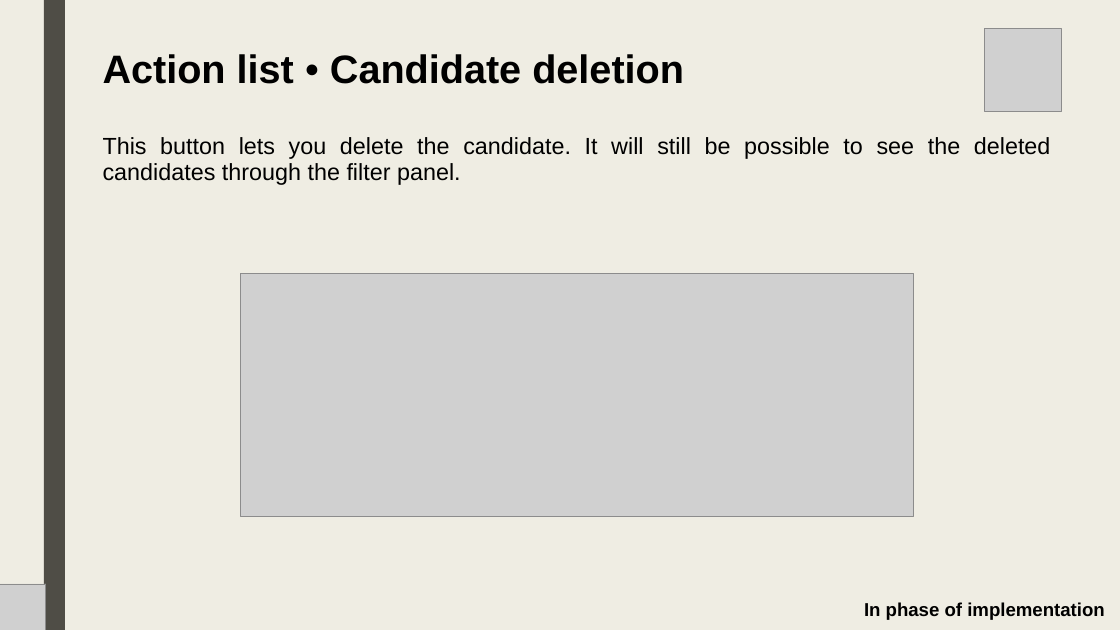
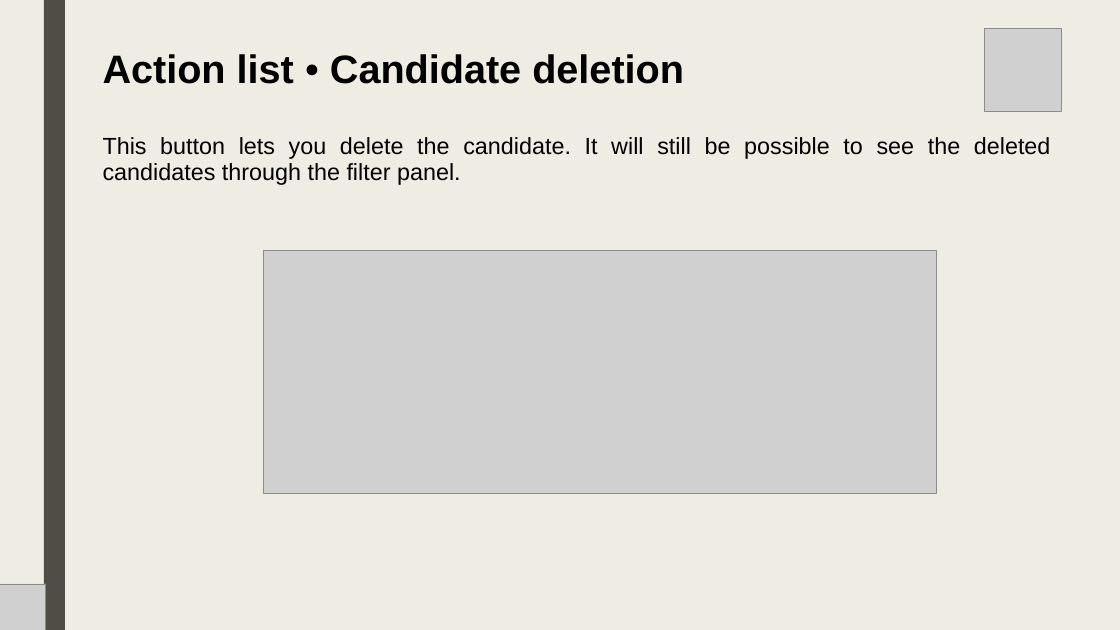
Before and after one commit to lt-scuolalavoro/suit, a slide deck: slide 10 of resources/EN - Suit Database.pptx. Drawn at 1120x630 pixels with LibreOffice and Linux fonts; fonts in the diff are those of the drawing; grey boxes stand for pictures. Boxes give left, top, right and bottom in pixels: in the first picture for what was removed or moved away, otherwise in the second. Text is boxed around its words. In the diff, an @@ line names an element or a change of style, - is before the commit and + after.

```diff
--- a/resources/EN - Suit Database.pptx
+++ b/resources/EN - Suit Database.pptx
@@ picture: place and size @@
-picture at [240,274,913,517]
+picture at [264,251,937,494]
@@ text removed at [864,602,1104,620] @@
-In phase of implementation
```
Also in this commit, not shown: 7 other slides changed, 1 slide added, 3 other files.
